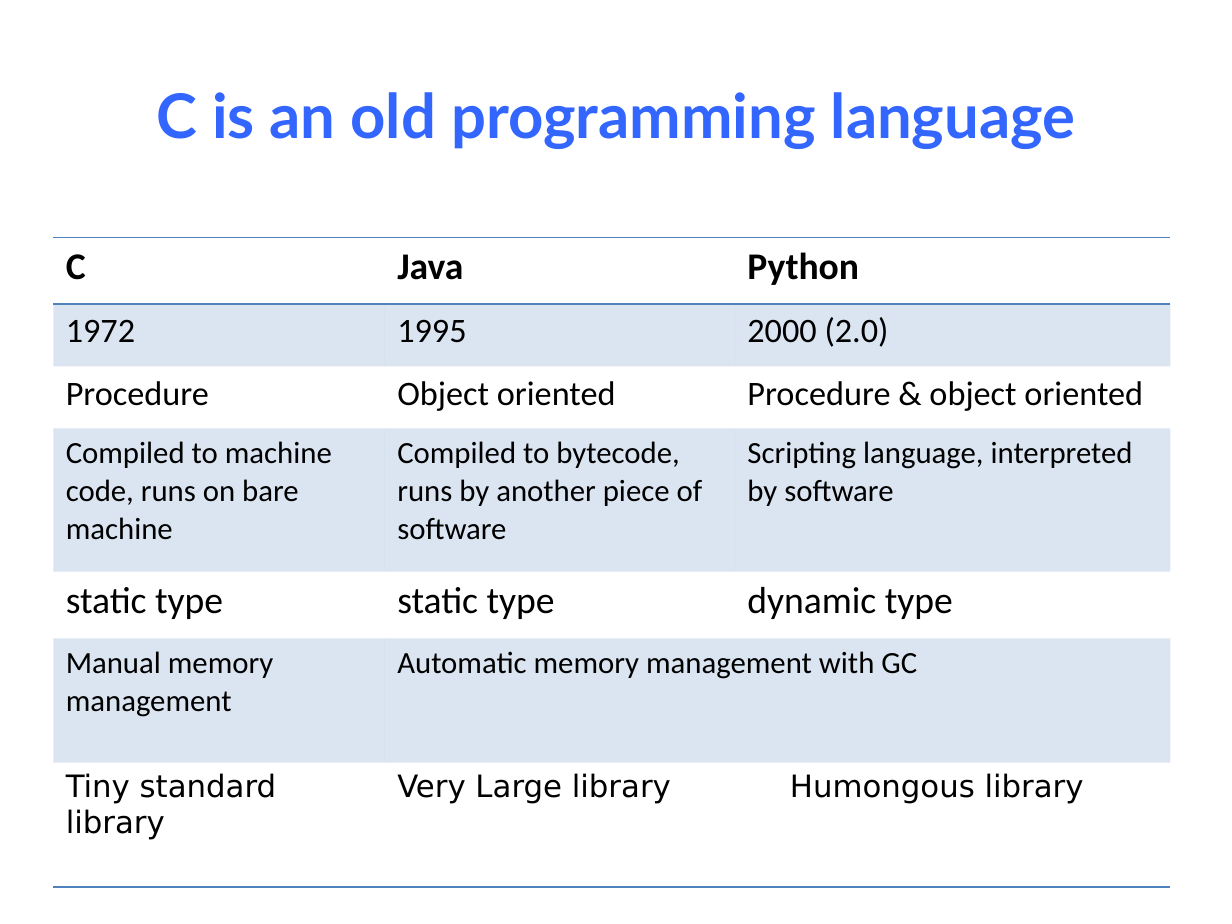
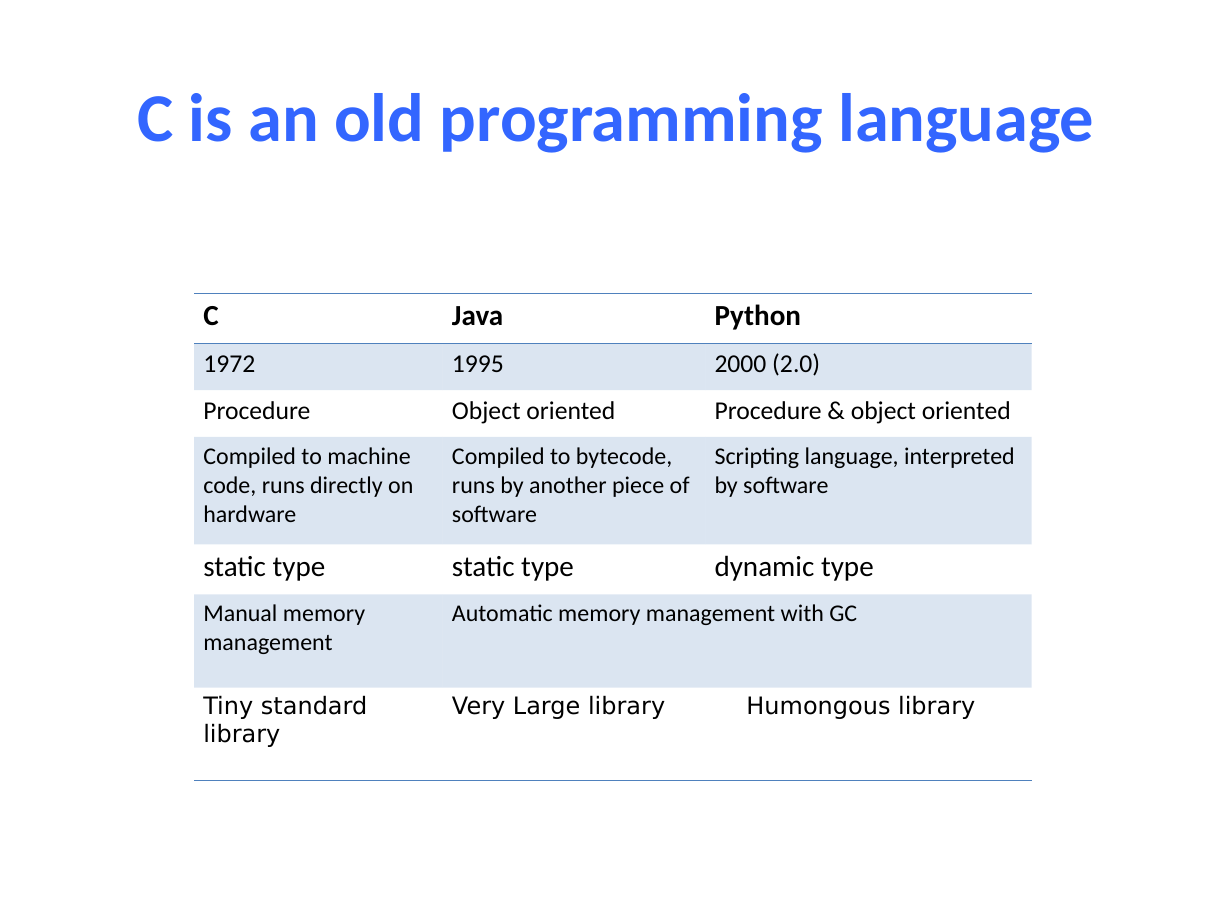
Before and after one commit to NYU-CSO/nyu-cso.github.io, a slide deck: slide 4 of notes/04-C_Basics.pptx. Drawn at 1232x924 pixels with LibreOffice and Linux fonts; fonts in the diff are those of the drawing. Boxes give left, top, right and bottom in pixels: in the first picture for what was removed or moved away, otherwise in the second. Text is boxed around its words. In the diff, an @@ line names an element or a change of style, - is before the commit and + after.

```diff
--- a/notes/04-C_Basics.pptx
+++ b/notes/04-C_Basics.pptx
@@ title "C is an old programming ..." at box(137, 93, 1094, 153): size 36 to 40 pt, font Lato to Calibri @@
@@ table at box(195, 293, 1032, 780) @@
-row 4, column 1: Compiled to machine code, runs on bare machine
+row 4, column 1: Compiled to machine code, runs directly on hardware
@@ size 22 to 17 pt in "C", "Java", "Python", "static type" and 2 more places @@
@@ size 20 to 15 pt in "1972", "1995", "2000 (2.0)", "Procedure" and 2 more places @@
@@ size 18 to 14 pt in "Compiled to bytecode, runs by another piece ...", "Scripting language, interpreted by software", "Manual memory management", "Automatic memory management with GC" and 3 more places @@
@@ table: place and size @@
-table at box(53, 238, 1170, 887)
+table at box(195, 293, 1032, 780)
```
Also in this commit, not shown: 36 other slides changed, 7 slides added, 12 slides removed, 3 other files.
